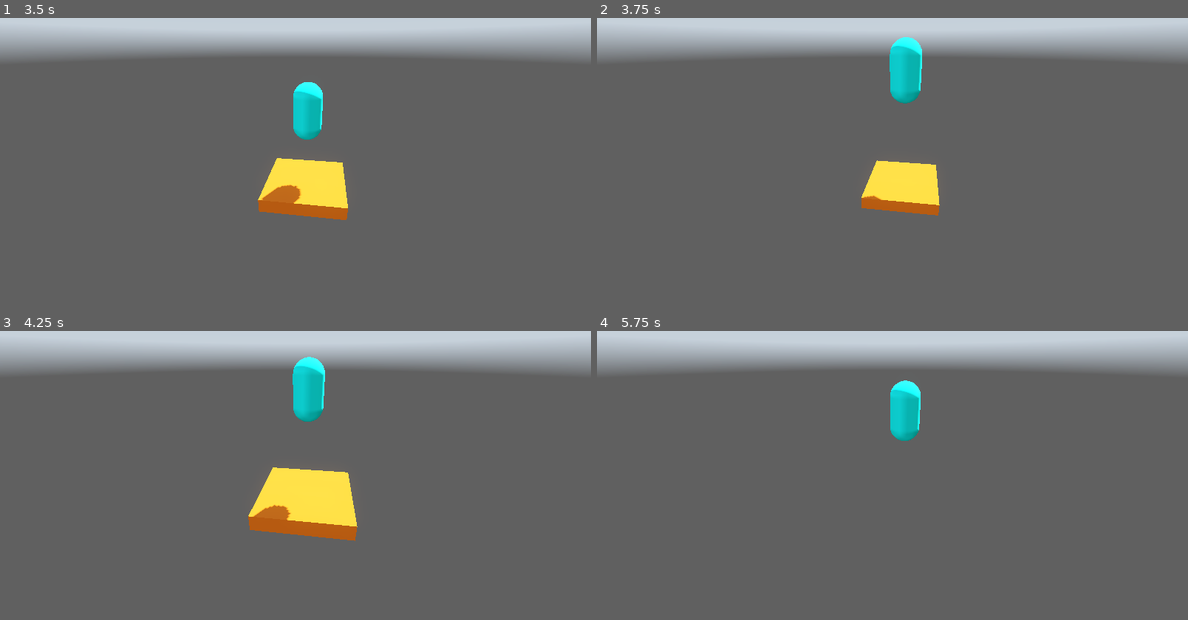
Above: before the commit, frames 1-4 (two rows, left to right).
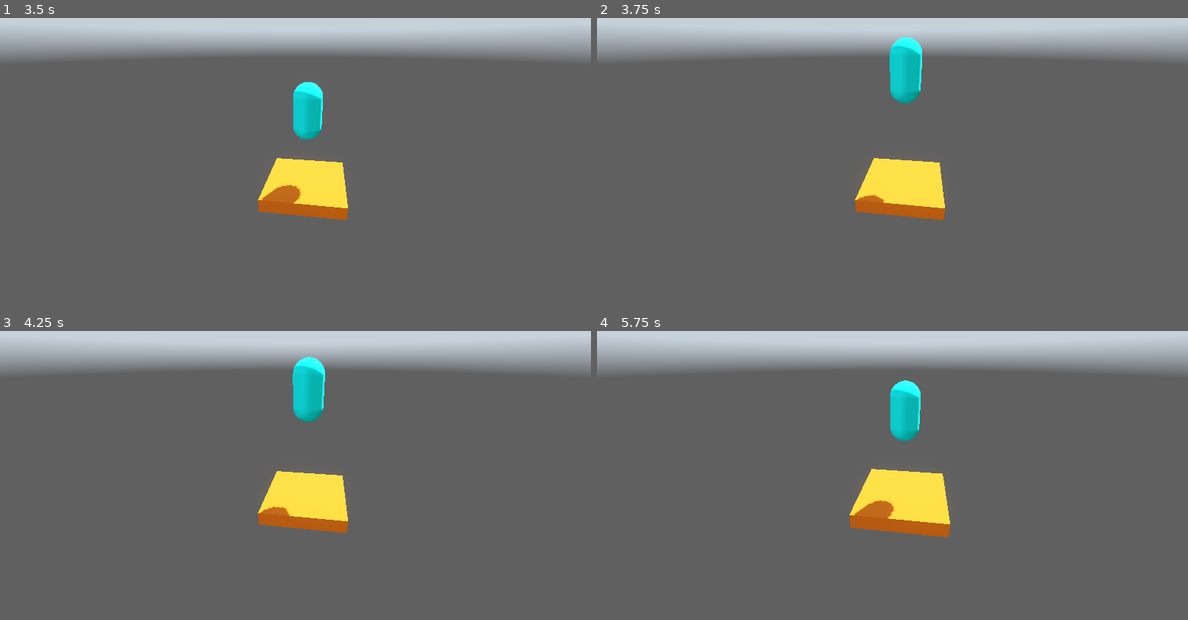
Above: after the commit, the same moments.

Repository: Yadovitiy/SkyPogo
Game: Godot game, scene res://Scenes/Game/game.tscn
The game is run twice, just before and just after one commit, with the same random seed, the same clock (stepped at 60 frames per second) and the same inputs. A sky picture missing from this copy of the repository is replaced by a grey-blue gradient.
Inputs:
- Up to frame 1 (3.5 s): no input
- Up to frame 2 (3.75 s): no input
- Up to frame 3 (4.25 s): no input
- Up to frame 4 (5.75 s): no input

Frame 1 is identical in both runs. In frame 2, 0.7% of the frame differs, in the area x 43-59%, y 48-70%; in frame 3, 1.2%; in frame 4, 3.2%, in the area x 42-60%, y 47-72%.

Commit message:
Сделал таймер случайным

Diff:
--- a/Scenes/Platform/platform.gd
+++ b/Scenes/Platform/platform.gd
@@ -1,4 +1,11 @@
 extends Node3D
+
+
+const WAIT_TIME:float = 5.0
+const WAIT_TIME_VAR:float = 1.5
+
+
+
 
 @onready var anim_player: AnimationPlayer = $AnimationPlayer
 @onready var timer: Timer = $Timer
@@ -11,7 +18,9 @@
 
 # Called when the node enters the scene tree for the first time.
 func _ready() -> void:
-	pass # Replace with function body.
+	timer.wait_time = WAIT_TIME
+	timer.wait_time += randf_range(-WAIT_TIME_VAR, WAIT_TIME)
+	print(timer.wait_time)
 
 
 # Called every frame. 'delta' is the elapsed time since the previous frame.
